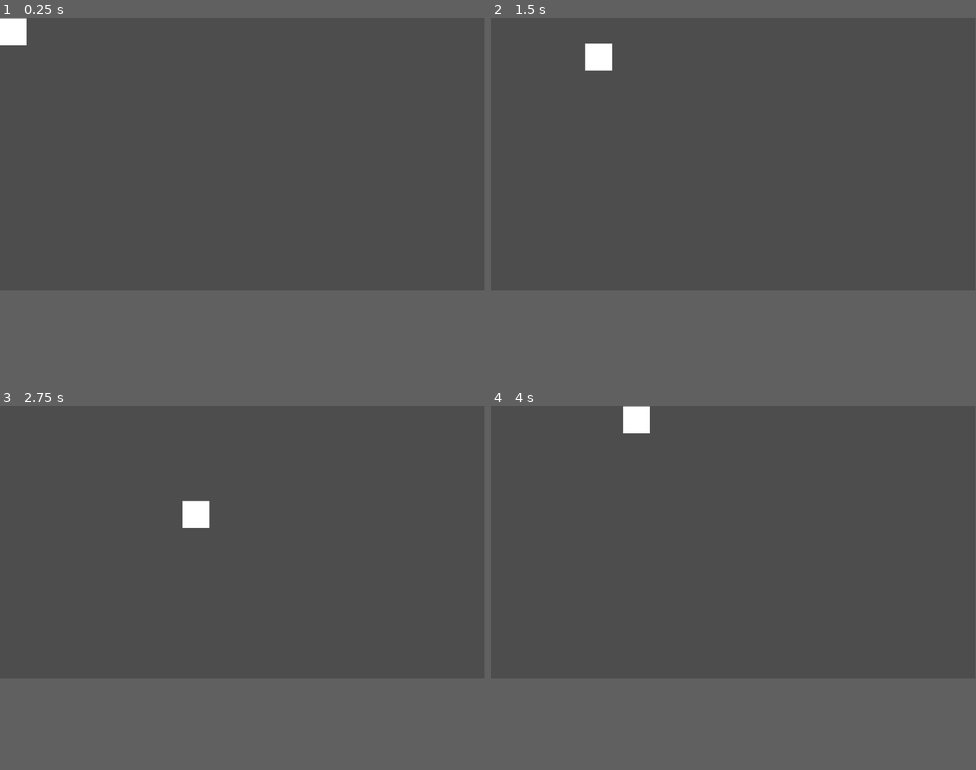
Above: before the commit, frames 1-4 (two rows, left to right).
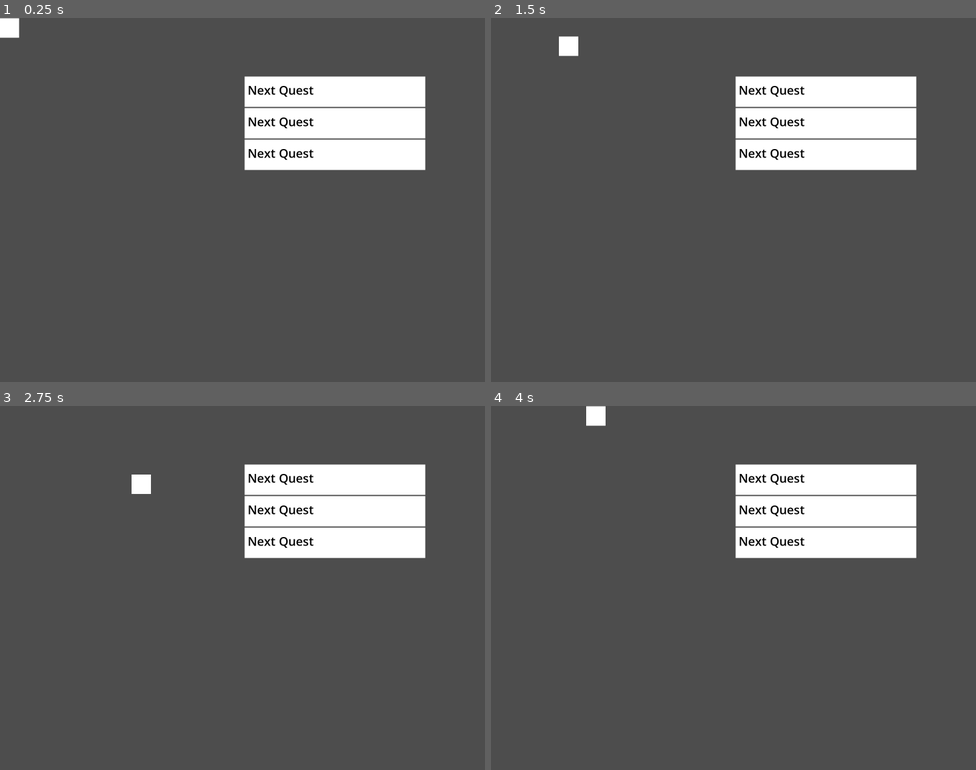
Above: after the commit, the same moments.

Repository: precup/LD51
Game: Godot game, scene res://root.tscn
Two runs of this game, one before a commit and one after it. Both use one fixed random seed, a clock stepped at 60 frames per second and the inputs below.
Inputs:
- Up to frame 1 (0.25 s): no input
- Up to frame 2 (1.5 s): tap Enter at 0.5 s; hold Right (ui_right) 0.53-1.28 s; hold Down (ui_down) from 1.28 s (still down)
- Up to frame 3 (2.75 s): release Down (ui_down) at 2.03 s; hold Right (ui_right) from 2.03 s (still down)
- Up to frame 4 (4 s): release Right (ui_right) at 2.78 s; hold Up (ui_up) 2.78-3.53 s; hold Left (ui_left) from 3.53 s (still down)
In our replay, the window is 799x449 before the commit and 800x600 after it. These sizes can differ from the game's own. Grey fills any space a smaller window leaves; there, only what the larger window draws over its background counts as a difference.

The runs differ from the first frame. In frame 1, 9.7% of the frame differs, in the area x 0-88%, y 0-42%; in frame 2, 10%, in the area x 14-88%, y 5-42%; in frame 3, 10%; in frame 4, 10%.

Commit message:
STuff

Diff:
--- a/project.godot
+++ b/project.godot
@@ -14,3 +14,9 @@
 run/main_scene="res://root.tscn"
 config/features=PackedStringArray("4.0", "Forward Plus")
 config/icon="res://icon.svg"
+
+[display]
+
+window/size/viewport_width=1600
+window/size/viewport_height=1200
+window/size/resizable=false
--- /dev/null
+++ b/quest.tscn
@@ -0,0 +1,16 @@
+[gd_scene format=3 uid="uid://dx64fy25a3w0k"]
+
+[node name="Quest" type="ColorRect"]
+custom_minimum_size = Vector2i(0, 100)
+offset_right = 596.0
+offset_bottom = 100.0
+
+[node name="RichTextLabel" type="RichTextLabel" parent="."]
+layout_mode = 0
+offset_left = 10.0
+offset_top = 17.0
+offset_right = 442.0
+offset_bottom = 79.0
+theme_override_colors/default_color = Color(0, 0, 0, 1)
+theme_override_font_sizes/normal_font_size = 40
+text = "Next Quest"
--- a/root.tscn
+++ b/root.tscn
@@ -1,7 +1,8 @@
-[gd_scene load_steps=4 format=3 uid="uid://dlpmnpatbwk18"]
+[gd_scene load_steps=5 format=3 uid="uid://dlpmnpatbwk18"]
 
 [ext_resource type="Script" path="res://player.gd" id="1_j03ts"]
 [ext_resource type="Texture2D" uid="uid://bfsb85o2bm58k" path="res://assets/white_square_64x64.png" id="2_gp4kr"]
+[ext_resource type="PackedScene" uid="uid://dx64fy25a3w0k" path="res://quest.tscn" id="3_4fbd4"]
 
 [sub_resource type="RectangleShape2D" id="RectangleShape2D_kkfjx"]
 size = Vector2(50, 50)
@@ -15,6 +16,25 @@
 position = Vector2(25, 25)
 shape = SubResource("RectangleShape2D_kkfjx")
 
-[node name="WhiteSquare64x64" type="Sprite2D" parent="player"]
+[node name="filler_image" type="Sprite2D" parent="player"]
 position = Vector2(31, 33)
 texture = ExtResource("2_gp4kr")
+
+[node name="quest_container" type="VBoxContainer" parent="."]
+offset_left = 807.0
+offset_top = 193.0
+offset_right = 1403.0
+offset_bottom = 485.0
+
+[node name="quest" parent="quest_container" instance=ExtResource("3_4fbd4")]
+layout_mode = 2
+
+[node name="quest2" parent="quest_container" instance=ExtResource("3_4fbd4")]
+layout_mode = 2
+offset_top = 104.0
+offset_bottom = 204.0
+
+[node name="quest3" parent="quest_container" instance=ExtResource("3_4fbd4")]
+layout_mode = 2
+offset_top = 208.0
+offset_bottom = 308.0
